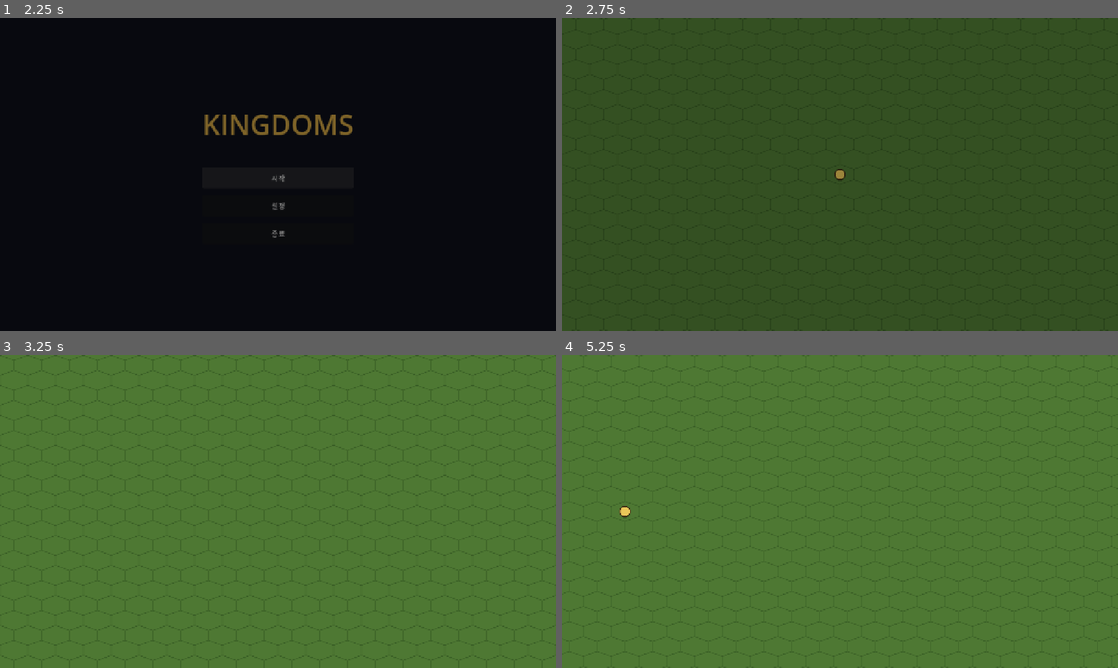
Above: before the commit, frames 1-4 (two rows, left to right).
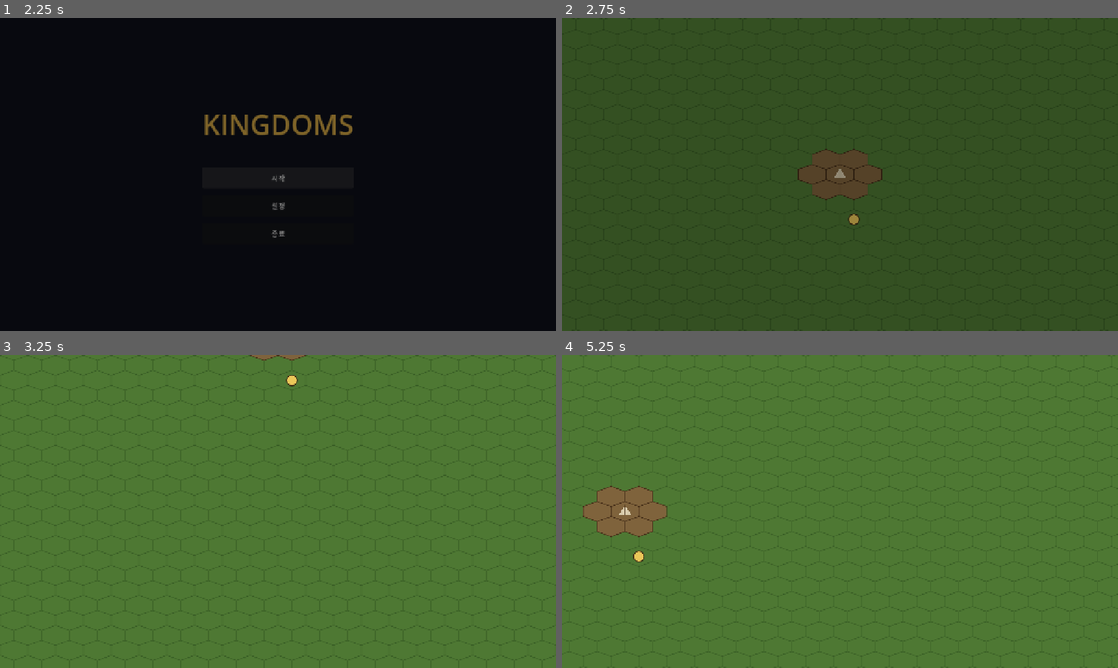
Above: after the commit, the same moments.

Repository: Johnyworld/kingdoms
Game: Godot game, scene res://scenes/splash/splash.tscn
Two runs of this game, one before a commit and one after it. Both use one fixed random seed, a clock stepped at 60 frames per second and the inputs below.
Inputs (mouse positions are in pixels of both pictures, inside the frame that each line leads up to):
- Up to frame 1 (2.25 s): move the mouse to (400, 158) at 0.52 s; hold D 0.53-1.25 s; click (400, 158) at 0.67 s; click "시작" at 1.25 s; click "시작" at 2 s
- Up to frame 2 (2.75 s): no input
- Up to frame 3 (3.25 s): move the mouse to (166, 527) at 2.77 s; hold S from 2.78 s (still down); click (166, 527) at 2.92 s
- Up to frame 4 (5.25 s): move the mouse to (895, 442) at 3.52 s; release S at 3.53 s; hold D 3.53-4.28 s; click (895, 442) at 3.67 s; move the mouse to (812, 574) at 4.27 s; hold W 4.28-5.03 s; click (812, 574) at 4.42 s; move the mouse to (1006, 558) at 5.02 s; hold A from 5.03 s (still down); click (1006, 558) at 5.17 s

Frame 1 is identical in both runs. In frame 2, 1.8% of the frame differs, in the area x 42-58%, y 41-67%; in frame 3, 0.2%; in frame 4, 1.8%, in the area x 3-19%, y 41-67%.

Commit message:
중앙 캠프 추가 + 캠프 클릭 메뉴(자원 정보 / 건축)
- 중심 1헥스 + 주변 6헥스(총 7헥스) 캠프를 맵 중앙에 배치, 주인공은 캠프 밖으로 이동
- 캠프 클릭 시 오버레이 메뉴: 좌측 자원 정보(밀/빵/나무/목재/철/철괴), 우측 건축(기능 미구현)/닫기
- 배경 클릭 또는 닫기 버튼으로 메뉴 종료

Co-Authored-By: Claude Opus 4.8 (1M context) <noreply@anthropic.com>

Diff:
--- /dev/null
+++ b/scenes/camp/camp.gd
@@ -0,0 +1,65 @@
+extends Node2D
+## 중앙 캠프. 중심 1헥스 + 주변 6헥스 = 총 7헥스를 차지한다.
+## 헥스 중 하나라도 클릭되면 게임 쪽에서 캠프 메뉴를 연다.
+
+const FILL_COLOR := Color(0.52, 0.38, 0.24, 0.9)   # 캠프 부지(흙색)
+const EDGE_COLOR := Color(0.28, 0.19, 0.1)
+const TENT_COLOR := Color(0.85, 0.8, 0.68)
+
+# 자원 (초기값). 삽입 순서가 곧 메뉴 표시 순서.
+var resources := {
+	"밀": 50,
+	"빵": 20,
+	"나무": 20,
+	"목재": 20,
+	"철": 10,
+	"철괴": 10,
+}
+
+var cells: Array[Vector2i] = []
+var _terrain: TileMapLayer
+var _center_cell: Vector2i
+
+## 캠프를 지정한 중심 셀에 자리 잡게 한다(중심 + 이웃 6칸).
+func setup(terrain: TileMapLayer, center_cell: Vector2i) -> void:
+	_terrain = terrain
+	_center_cell = center_cell
+	cells = [center_cell]
+	for n in terrain.get_surrounding_cells(center_cell):
+		cells.append(n)
+	queue_redraw()
+
+## 해당 셀이 캠프 영역에 포함되는지.
+func contains_cell(cell: Vector2i) -> bool:
+	return cell in cells
+
+func _draw() -> void:
+	if _terrain == null:
+		return
+	var ts := Vector2(_terrain.tile_set.tile_size)
+	var hw := ts.x * 0.5
+	var hh := ts.y * 0.5
+	for cell in cells:
+		var c := _terrain.map_to_local(cell)
+		var pts := PackedVector2Array([
+			c + Vector2(0.0, -hh),
+			c + Vector2(hw, -hh * 0.5),
+			c + Vector2(hw, hh * 0.5),
+			c + Vector2(0.0, hh),
+			c + Vector2(-hw, hh * 0.5),
+			c + Vector2(-hw, -hh * 0.5),
+		])
+		draw_colored_polygon(pts, FILL_COLOR)
+		var outline := pts.duplicate()
+		outline.append(pts[0])
+		draw_polyline(outline, EDGE_COLOR, 1.5, true)
+
+	# 중심 칸에 간단한 텐트 표시.
+	var center := _terrain.map_to_local(_center_cell)
+	var tent := PackedVector2Array([
+		center + Vector2(0, -hh * 0.6),
+		center + Vector2(hw * 0.45, hh * 0.35),
+		center + Vector2(-hw * 0.45, hh * 0.35),
+	])
+	draw_colored_polygon(tent, TENT_COLOR)
+	draw_line(center + Vector2(0, -hh * 0.6), center + Vector2(0, hh * 0.35), EDGE_COLOR, 1.5, true)
--- /dev/null
+++ b/scenes/camp/camp_menu.gd
@@ -0,0 +1,119 @@
+extends CanvasLayer
+## 캠프 메뉴 오버레이. 좌측에 자원 정보, 우측에 선택 메뉴를 표시한다.
+## 배경(어두운 영역)이나 닫기 버튼을 누르면 닫힌다.
+
+var _root: Control
+var _res_grid: GridContainer
+
+func _ready() -> void:
+	layer = 64
+	_build()
+	hide()
+
+## UI 트리를 코드로 구성한다.
+func _build() -> void:
+	_root = Control.new()
+	_root.set_anchors_preset(Control.PRESET_FULL_RECT)
+	add_child(_root)
+
+	# 반투명 배경 — 클릭하면 닫힘.
+	var bg := ColorRect.new()
+	bg.color = Color(0, 0, 0, 0.45)
+	bg.set_anchors_preset(Control.PRESET_FULL_RECT)
+	bg.gui_input.connect(_on_background_input)
+	_root.add_child(bg)
+
+	# 두 패널을 화면 중앙에 나란히.
+	var center := CenterContainer.new()
+	center.set_anchors_preset(Control.PRESET_FULL_RECT)
+	center.mouse_filter = Control.MOUSE_FILTER_IGNORE
+	_root.add_child(center)
+
+	var hbox := HBoxContainer.new()
+	hbox.add_theme_constant_override("separation", 16)
+	center.add_child(hbox)
+
+	hbox.add_child(_build_resource_panel())
+	hbox.add_child(_build_menu_panel())
+
+## 좌측: 자원 정보 패널.
+func _build_resource_panel() -> Control:
+	var panel := PanelContainer.new()
+	panel.custom_minimum_size = Vector2(220, 260)
+
+	var vbox := VBoxContainer.new()
+	vbox.add_theme_constant_override("separation", 10)
+	panel.add_child(vbox)
+
+	var title := Label.new()
+	title.text = "자원"
+	title.add_theme_font_size_override("font_size", 20)
+	vbox.add_child(title)
+	vbox.add_child(HSeparator.new())
+
+	_res_grid = GridContainer.new()
+	_res_grid.columns = 2
+	_res_grid.add_theme_constant_override("h_separation", 24)
+	_res_grid.add_theme_constant_override("v_separation", 8)
+	vbox.add_child(_res_grid)
+
+	return panel
+
+## 우측: 선택 메뉴 패널.
+func _build_menu_panel() -> Control:
+	var panel := PanelContainer.new()
+	panel.custom_minimum_size = Vector2(200, 260)
+
+	var vbox := VBoxContainer.new()
+	vbox.add_theme_constant_override("separation", 10)
+	panel.add_child(vbox)
+
+	var title := Label.new()
+	title.text = "캠프"
+	title.add_theme_font_size_override("font_size", 20)
+	vbox.add_child(title)
+	vbox.add_child(HSeparator.new())
+
+	var build_btn := Button.new()
+	build_btn.text = "건축"
+	build_btn.pressed.connect(_on_build_pressed)
+	vbox.add_child(build_btn)
+
+	# 남는 공간을 밀어내고 하단에 닫기 버튼.
+	var spacer := Control.new()
+	spacer.size_flags_vertical = Control.SIZE_EXPAND_FILL
+	vbox.add_child(spacer)
+
+	var close_btn := Button.new()
+	close_btn.text = "닫기"
+	close_btn.pressed.connect(close_menu)
+	vbox.add_child(close_btn)
+
+	return panel
+
+## 자원 값을 채우고 메뉴를 연다.
+func open(resources: Dictionary) -> void:
+	for child in _res_grid.get_children():
+		child.queue_free()
+	for res_name in resources:
+		var name_label := Label.new()
+		name_label.text = str(res_name)
+		_res_grid.add_child(name_label)
+
+		var value_label := Label.new()
+		value_label.text = str(resources[res_name])
+		value_label.horizontal_alignment = HORIZONTAL_ALIGNMENT_RIGHT
+		value_label.size_flags_horizontal = Control.SIZE_EXPAND_FILL
+		_res_grid.add_child(value_label)
+	show()
+
+func close_menu() -> void:
+	hide()
+
+func _on_background_input(event: InputEvent) -> void:
+	if event is InputEventMouseButton and event.pressed and event.button_index == MOUSE_BUTTON_LEFT:
+		close_menu()
+
+func _on_build_pressed() -> void:
+	# 아직 기능 없음.
+	pass
--- a/scenes/game/game.gd
+++ b/scenes/game/game.gd
@@ -20,6 +20,8 @@
 @onready var camera: Camera2D = $Camera2D
 @onready var hero = $Hero
 @onready var overlay = $RangeOverlay
+@onready var camp = $Camp
+@onready var camp_menu = $CampMenu
 
 var _min_pos: Vector2
 var _max_pos: Vector2
@@ -34,6 +36,7 @@
 	_generate_map()
 	_center_camera()
 	overlay.setup(terrain)
+	camp.setup(terrain, Vector2i(MAP_WIDTH / 2, MAP_HEIGHT / 2))
 	_place_hero()
 
 ## 맵 전체를 초원 타일로 채운다.
@@ -54,10 +57,10 @@
 	camera.position = terrain.map_to_local(center_cell)
 	camera.make_current()
 
-## 주인공을 맵 중앙 타일에 배치한다.
+## 주인공을 캠프 바로 아래(캠프 영역 밖) 타일에 배치한다.
 func _place_hero() -> void:
-	var center_cell := Vector2i(MAP_WIDTH / 2, MAP_HEIGHT / 2)
-	hero.position = terrain.map_to_local(center_cell)
+	var hero_cell := Vector2i(MAP_WIDTH / 2, MAP_HEIGHT / 2 + 3)
+	hero.position = terrain.map_to_local(hero_cell)
 
 ## 셀이 맵 범위 안인지 검사한다.
 func _in_bounds(cell: Vector2i) -> bool:
@@ -102,6 +105,13 @@
 func _handle_click(world_pos: Vector2) -> void:
 	var cell := terrain.local_to_map(terrain.to_local(world_pos))
 	var hero_cell := terrain.local_to_map(hero.position)
+
+	# 캠프 클릭이 최우선: 선택을 풀고 캠프 메뉴를 연다.
+	if camp.contains_cell(cell):
+		if _selected:
+			_deselect()
+		camp_menu.open(camp.resources)
+		return
 
 	if not _selected:
 		if cell == hero_cell:
--- a/scenes/game/game.tscn
+++ b/scenes/game/game.tscn
@@ -1,9 +1,11 @@
-[gd_scene load_steps=5 format=3]
+[gd_scene load_steps=7 format=3]
 
 [ext_resource type="Script" path="res://scenes/game/game.gd" id="1"]
 [ext_resource type="TileSet" path="res://tiles/grass_tileset.tres" id="2"]
 [ext_resource type="PackedScene" path="res://scenes/character/character.tscn" id="3"]
 [ext_resource type="Script" path="res://scenes/game/range_overlay.gd" id="4"]
+[ext_resource type="Script" path="res://scenes/camp/camp.gd" id="5"]
+[ext_resource type="Script" path="res://scenes/camp/camp_menu.gd" id="6"]
 
 [node name="Game" type="Node2D"]
 script = ExtResource("1")
@@ -11,9 +13,15 @@
 [node name="TerrainLayer" type="TileMapLayer" parent="."]
 tile_set = ExtResource("2")
 
+[node name="Camp" type="Node2D" parent="."]
+script = ExtResource("5")
+
 [node name="RangeOverlay" type="Node2D" parent="."]
 script = ExtResource("4")
 
 [node name="Hero" parent="." instance=ExtResource("3")]
 
 [node name="Camera2D" type="Camera2D" parent="."]
+
+[node name="CampMenu" type="CanvasLayer" parent="."]
+script = ExtResource("6")
Not shown, added: scenes/camp/camp.gd.uid
Not shown, added: scenes/camp/camp_menu.gd.uid
